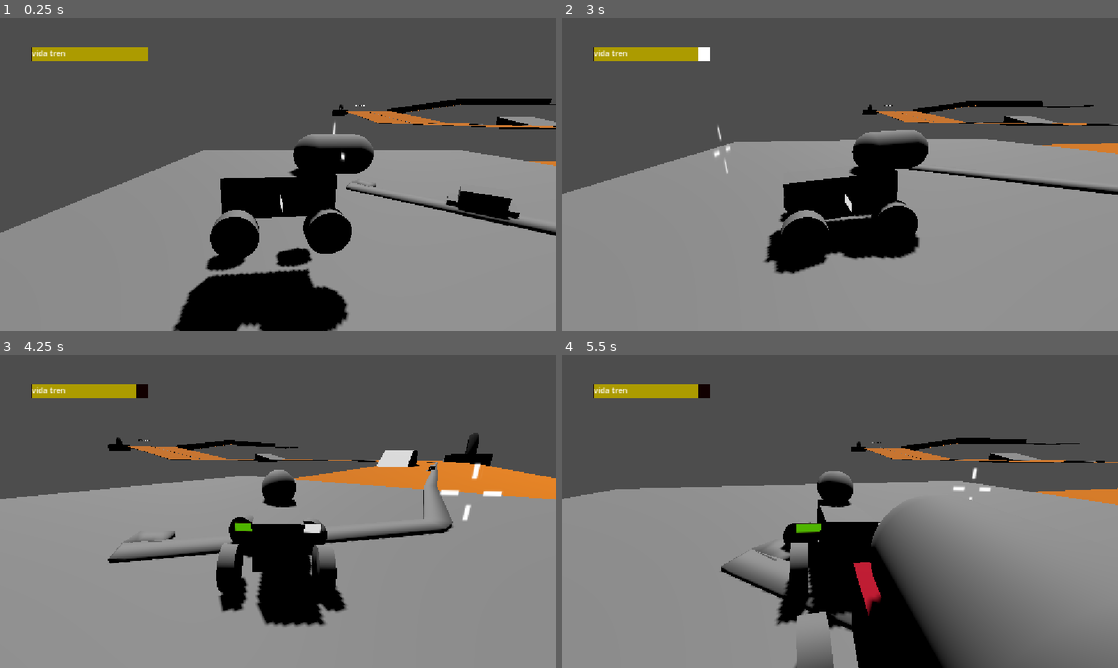
Above: before the commit, frames 1-4 (two rows, left to right).
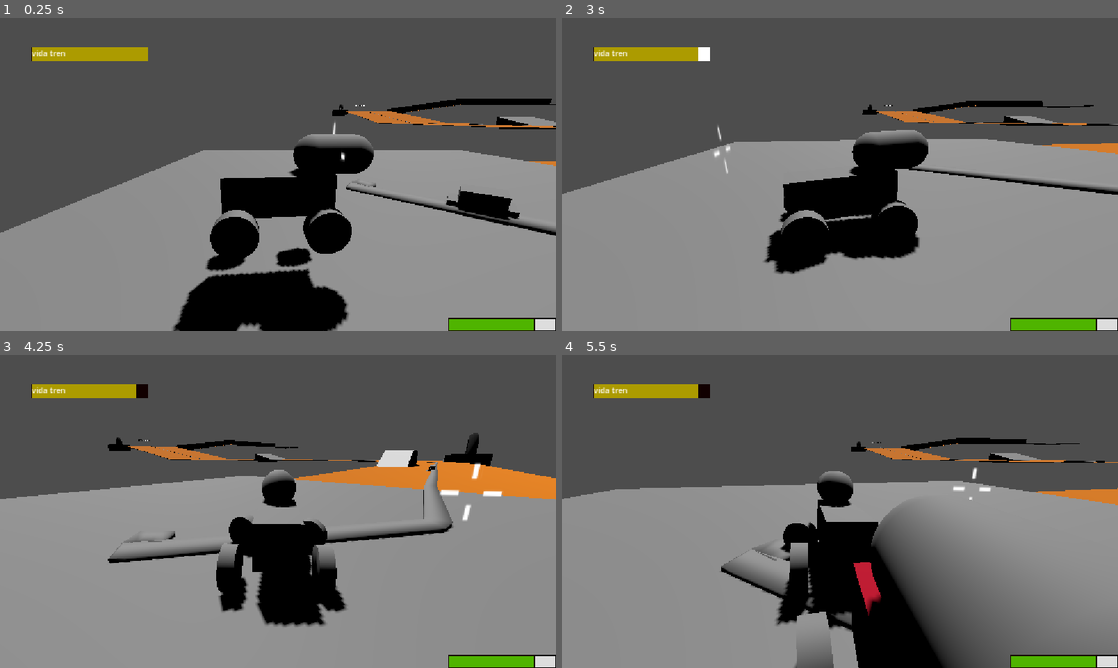
Above: after the commit, the same moments.

Repository: MauroEscalante-Hub/Linea-San-Gnomo
Game: Godot game, scene res://Escenas/grayboxing/grayboxing_escenario1.tscn
Same seed, same stepped clock (60 frames per second), same inputs: the game is played once before the commit and once after it.
Inputs (mouse positions are in pixels of both pictures, inside the frame that each line leads up to):
- Up to frame 1 (0.25 s): no input
- Up to frame 2 (3 s): move the mouse to (962, 158) at 0.52 s; hold D (derecha) 0.53-1.28 s; tap Middle mouse button (gancho) at 0.6, 1.55, 2.3 s; move the mouse to (728, 190) at 1.27 s; hold A (izquierda) 1.28-2.03 s; right-click (728, 190) at 1.35 s; move the mouse to (895, 105) at 2.02 s; hold D (derecha) 2.03-2.78 s; tap E (cambiar_de_auto) at 2.1 s; move the mouse to (812, 237) at 2.77 s; hold W (avanzar) from 2.78 s (still down); tap Space (daño) at 2.85 s
- Up to frame 3 (4.25 s): tap Middle mouse button (gancho) at 3.05, 3.8 s; move the mouse to (444, 558) at 3.52 s; release W (avanzar) at 3.53 s; hold A (izquierda) from 3.53 s (still down); click (444, 558) at 3.6 s
- Up to frame 4 (5.5 s): keep holding A (izquierda); move the mouse to (673, 464) at 4.27 s; tap S (frenar) at 4.35 s; tap Middle mouse button (gancho) at 4.55, 5.1 s; move the mouse to (867, 511) at 5.02 s

The runs differ from the first frame. In frame 1, 0.8% of the frame differs, in the area x 50-100%, y 56-100%; in frame 2, 0.9%; in frame 3, 1.0%, in the area x 42-100%, y 53-100%; in frame 4, 1.0%.

Commit message:
detalles de la barra y enemigos

Diff:
--- a/Escenas/enemigos/enemigo_base.gd
+++ b/Escenas/enemigos/enemigo_base.gd
@@ -1,5 +1,4 @@
 extends VehicleBody3D
-@export var vida: int = 100
 @export var start_as_player: bool = false
 @onready var centro_de_masa := $"centro de masa"
 @onready var area_del_vehiculo = $deteccion_de_vehiculo
@@ -14,8 +13,10 @@
 @onready var arma_ = $Arma
 @onready var arma_de_jugador = $Arma_de_jugador
 @onready var mov_auto = $Mov_Auto
+@onready var componentevida = $Vida
 
 func _ready() -> void:
+	componentevida.murio.connect(_on_vida_murio)
 	area_del_vehiculo.vehiculo_encontrado.connect(_on_vehiculo_encontrado)
 	become_npc()
 	if start_as_player:
@@ -30,6 +31,7 @@
 	arma_.desactivate()
 	arma_de_jugador.activate()
 	mov_auto._desactivate()
+	componentevida.activate()
 
 func become_npc() -> void:
 	control_del_jugador.deactivate()
@@ -39,6 +41,15 @@
 	arma_.activate()
 	arma_de_jugador.desactivate()
 	mov_auto._activate()
+	componentevida.desactivate()
 
 func _on_vehiculo_encontrado(nuevo_auto: VehicleBody3D) -> void:
 	control_del_jugador.nuevo_vehiculo = nuevo_auto
+func recibir_danio(cantidad: int):
+	componentevida.recibir_danio(cantidad)
+
+
+func _on_vida_murio():
+	if self == GameManager.current_player:
+		GameManager.jugador_muerto()
+	pass # Replace with function body.
--- a/Escenas/enemigos/enemigo_base.tscn
+++ b/Escenas/enemigos/enemigo_base.tscn
@@ -10,6 +10,7 @@
 [ext_resource type="PackedScene" uid="uid://db0xp4k6m2u8a" path="res://escenas/componentes/arma/arma.tscn" id="8_qt12g"]
 [ext_resource type="PackedScene" uid="uid://w5tekxfxwx1x" path="res://escenas/componentes/arma/arma_de_jugador.tscn" id="9_f01sq"]
 [ext_resource type="PackedScene" uid="uid://b8n8hfvv4ppl1" path="res://escenas/componentes/movimiento_automatico/mov_auto.tscn" id="10_eml4n"]
+[ext_resource type="PackedScene" uid="uid://pka07c3fe5jd" path="res://escenas/componentes/vida/vida.tscn" id="11_78feh"]
 
 [sub_resource type="StandardMaterial3D" id="StandardMaterial3D_cqhb5"]
 albedo_color = Color(0.7952375, 0, 0.17623618, 1)
@@ -122,3 +123,7 @@
 
 [node name="Mov_Auto" parent="." unique_id=1749187415 node_paths=PackedStringArray("player") instance=ExtResource("10_eml4n")]
 player = NodePath("..")
+
+[node name="Vida" parent="." unique_id=2126800800 instance=ExtResource("11_78feh")]
+
+[connection signal="murio" from="Vida" to="." method="_on_vida_murio"]
--- a/escenas/componentes/vida/vida.gd
+++ b/escenas/componentes/vida/vida.gd
@@ -3,27 +3,39 @@
 
 @export var player: VehicleBody3D
 @export var vida_max: int = 100
+@onready var progress_bar = $canvas/ProgressBar
+@onready var canvas: CanvasLayer = $canvas
+
 signal murio
-#var vida_actual: int
-
+var vida_actual: int
+var muerto := false
 # Called when the node enters the scene tree for the first time.
 func _ready():
 	if player == null and get_parent() is VehicleBody3D:
 		player = get_parent() as VehicleBody3D
+	vida_actual = vida_max
+	progress_bar.max_value = vida_max
+	progress_bar.value = vida_actual
+	canvas.visible = false
 
-func _activado():
-	set_process(true)
+func activate():
+	canvas.visible = true
 
-func _desactivado():
-	set_process(false)
+func desactivate():
+	canvas.visible = false
 
-# Called every frame. 'delta' is the elapsed time since the previous frame.
-func _process(delta):
-	if vida_max <= 0:
-		murio.emit()
-		player.engine_force = 0.0
+func recibir_danio(cantidad: int) -> void:
+	if muerto:
+		return
+	vida_actual = maxi(vida_actual - cantidad, 0)
+	progress_bar.value = vida_actual
 
-	pass
+	if vida_actual == 0:
+		_morir()
 
-func recibir_danio(cantidad: int):
-	vida_max -= cantidad
+func _morir() -> void:
+	muerto = true
+	player.engine_force = 0.0
+	murio.emit()
+	if player != GameManager.current_player:
+		player.queue_free()
--- a/escenas/componentes/vida/vida.tscn
+++ b/escenas/componentes/vida/vida.tscn
@@ -3,17 +3,21 @@
 [ext_resource type="Script" uid="uid://c4pg63bg3uuba" path="res://escenas/componentes/vida/vida.gd" id="1_jnlar"]
 [ext_resource type="PackedScene" uid="uid://cvdaermcfffes" path="res://escenas/componentes/vida/barra_de_vida.tscn" id="2_p4oi6"]
 
-[sub_resource type="ViewportTexture" id="ViewportTexture_u5bk5"]
-viewport_path = NodePath("SubViewport")
-
 [node name="Vida" type="Node3D" unique_id=2126800800]
 script = ExtResource("1_jnlar")
 
-[node name="SubViewport" type="SubViewport" parent="." unique_id=2142066692]
-disable_3d = true
-transparent_bg = true
+[node name="canvas" type="CanvasLayer" parent="." unique_id=1174388185]
 
-[node name="ProgressBar" parent="SubViewport" unique_id=516446245 instance=ExtResource("2_p4oi6")]
-
-[node name="Sprite3D" type="Sprite3D" parent="." unique_id=1218181686]
-texture = SubResource("ViewportTexture_u5bk5")
+[node name="ProgressBar" parent="canvas" unique_id=516446245 instance=ExtResource("2_p4oi6")]
+anchors_preset = 3
+anchor_left = 1.0
+anchor_top = 1.0
+anchor_right = 1.0
+anchor_bottom = 1.0
+offset_left = -224.0
+offset_top = -27.0
+offset_right = 0.0
+offset_bottom = 0.0
+grow_horizontal = 0
+grow_vertical = 0
+metadata/_edit_use_anchors_ = true
--- a/escenas/jugador/jugador.gd
+++ b/escenas/jugador/jugador.gd
@@ -11,6 +11,7 @@
 @onready var arma_de_jugador = $Arma_de_jugador
 @onready var componente_vida = $Vida
 @onready var mov_auto = $Mov_Auto
+@onready var arma = $Arma
 
 
 
@@ -27,17 +28,18 @@
 	camara.activate()
 	gancho.activate()
 	arma_de_jugador.activate()
-	componente_vida._activado()
+	componente_vida.activate()
 	mov_auto._desactivate()
-
+	arma.desactivate()
 func become_npc() -> void:
 	control_del_jugador.deactivate()
 	movimiento.movimineto_desactivado()
 	camara.deactivate()
 	gancho.desactivate()
 	arma_de_jugador.desactivate()
-	componente_vida._desactivado()
+	componente_vida.desactivate()
 	mov_auto._activate()
+	arma.activate()
 
 func _on_vehiculo_encontrado(nuevo_auto: VehicleBody3D) -> void:
 	control_del_jugador.nuevo_vehiculo = nuevo_auto
